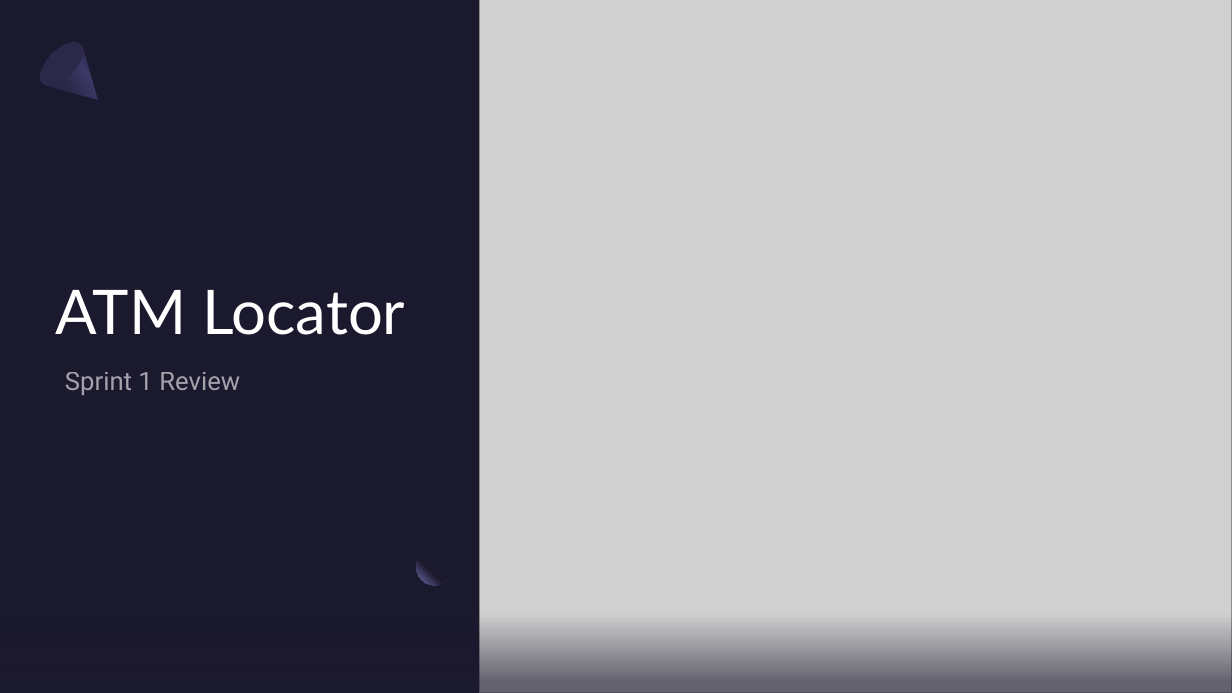
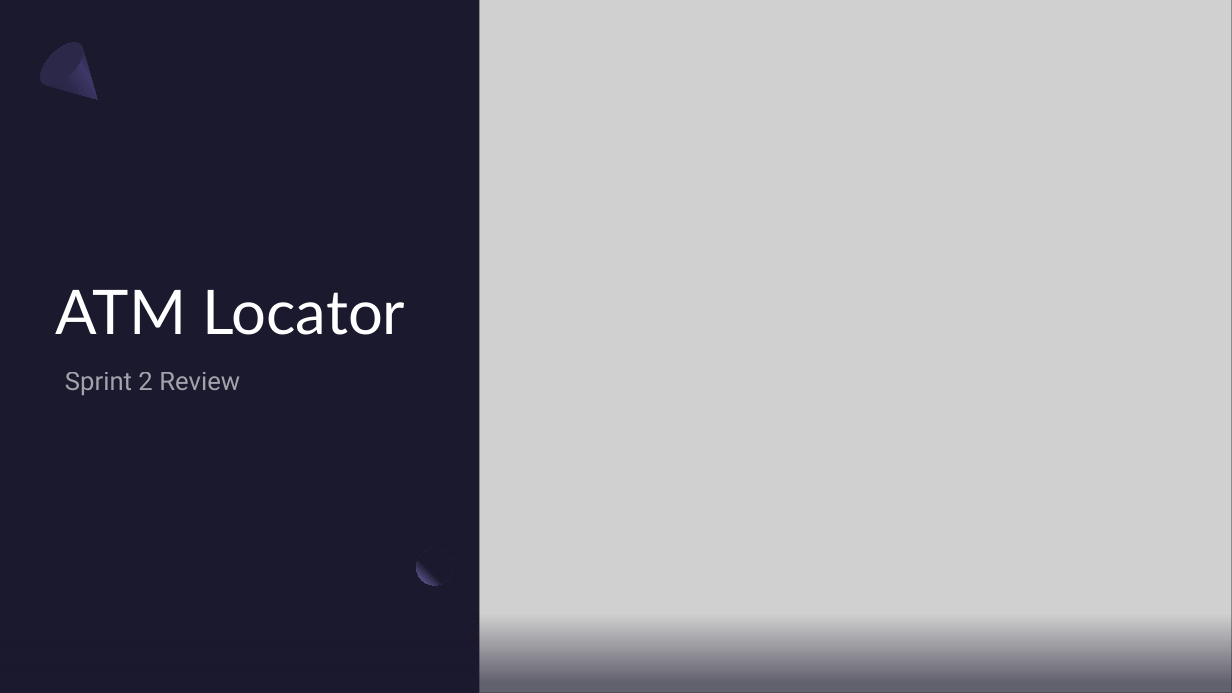
Before and after one commit to Jackson-Stewart/ac31007-Assignment-Repo, a slide deck: slide 1 of Sprint Review.pptx. Drawn at 1232x693 pixels with LibreOffice and Linux fonts; fonts in the diff are those of the drawing; grey boxes stand for pictures. Boxes give left, top, right and bottom in pixels: in the first picture for what was removed or moved away, otherwise in the second. Text is boxed around its words. In the diff, an @@ line names an element or a change of style, - is before the commit and + after.

Commit message:
Add files via upload
added sprint 2 review presentation

```diff
--- a/Sprint Review.pptx
+++ b/Sprint Review.pptx
@@ subtitle at [65,372,240,395]: text changed @@
-Sprint 1 Review
+Sprint 2 Review
```
Also in this commit, not shown: 2 other slides changed, 11 slides added, 10 slides removed.
